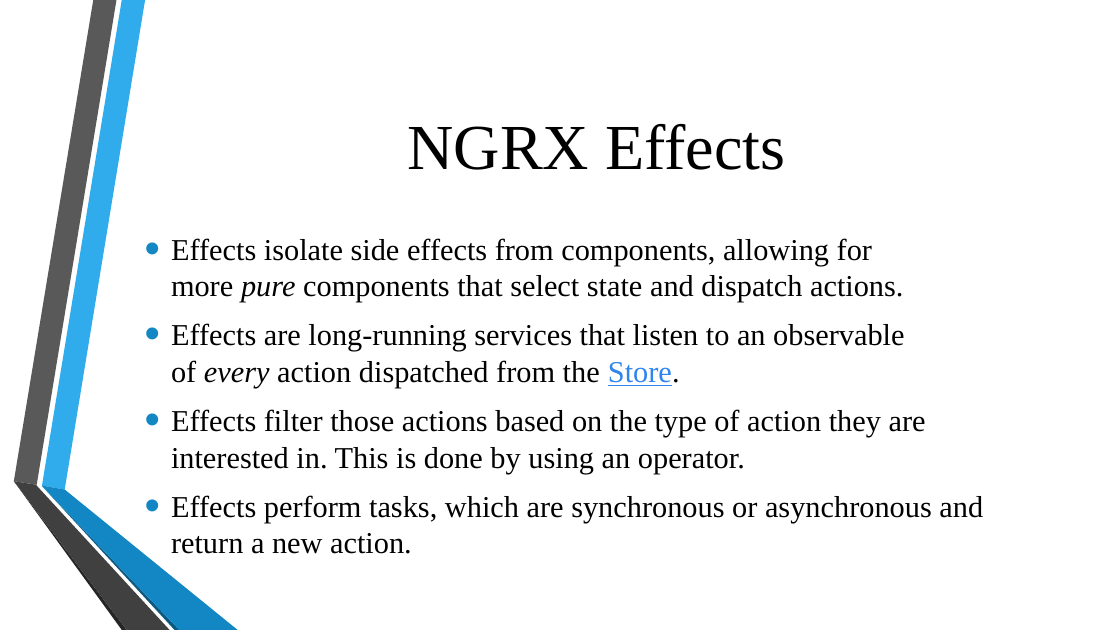
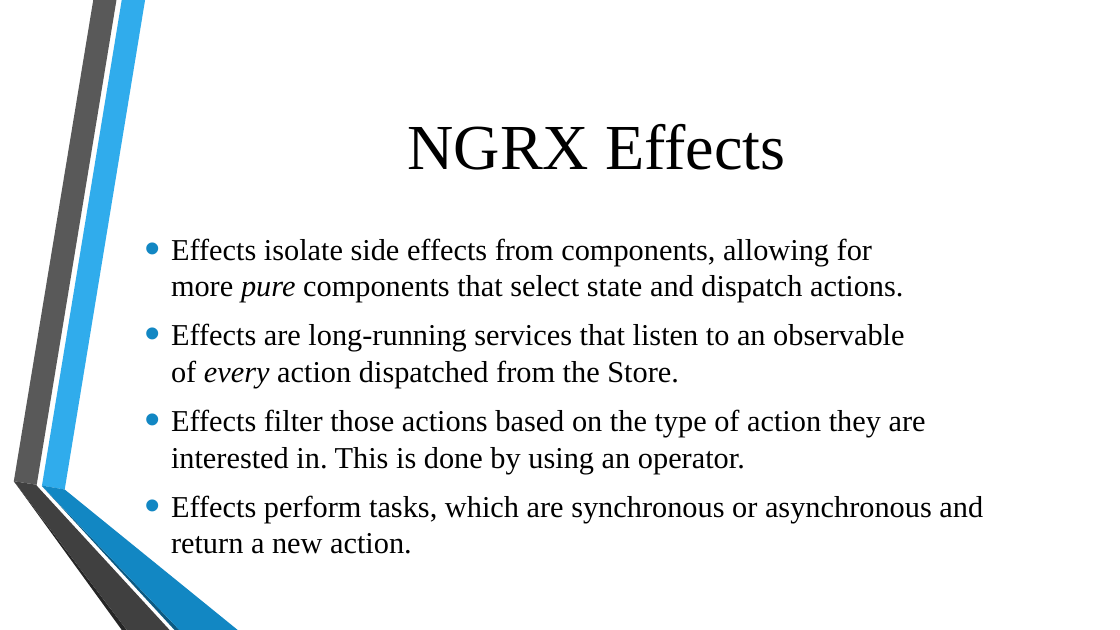
Before and after one commit to ngohungphuc/Presentation, a slide deck: slide 8 of NgRx/NGRX Part 2.pptx. Drawn at 1120x630 pixels with LibreOffice and Linux fonts; fonts in the diff are those of the drawing; background and template pictures are left out. Boxes give left, top, right and bottom in pixels: in the first picture for what was removed or moved away, otherwise in the second. Text is boxed around its words. In the diff, an @@ line names an element or a change of style, - is before the commit and + after.

```diff
--- a/NgRx/NGRX Part 2.pptx
+++ b/NgRx/NGRX Part 2.pptx
@@ text at [171,323,904,388]: text colour #3085ED to #000000, underline off in "Store." @@
```
Also in this commit, not shown: 3 other slides changed.
